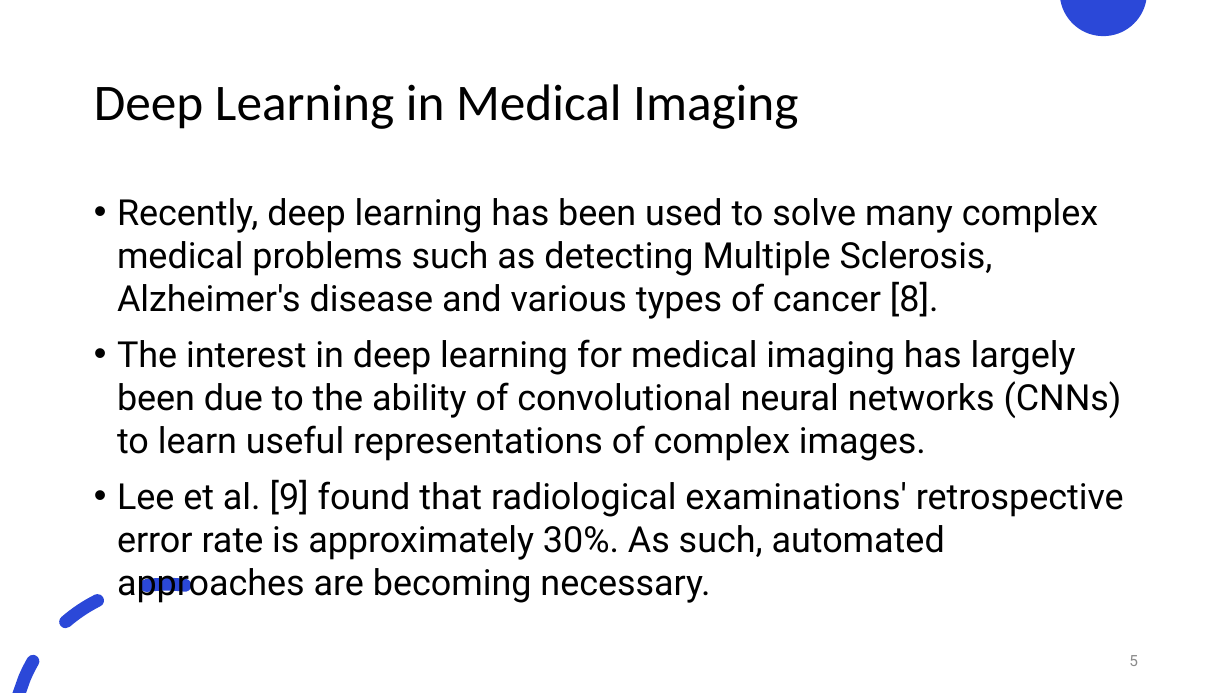
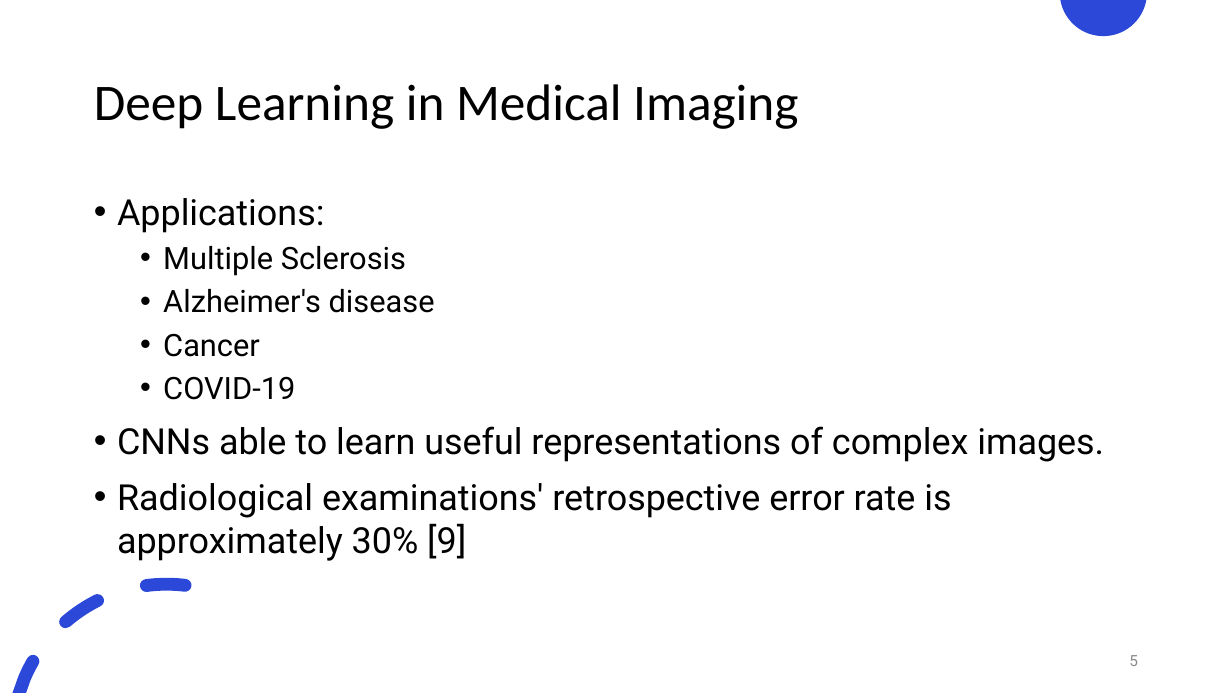
Before and after one commit to justin-bardwell/JB_AD, a slide deck: slide 5 of 21961992_Seminar.pptx. Drawn at 1232x693 pixels with LibreOffice and Linux fonts; fonts in the diff are those of the drawing. Boxes give left, top, right and bottom in pixels: in the first picture for what was removed or moved away, otherwise in the second. Text is boxed around its words. In the diff, an @@ line names an element or a change of style, - is before the commit and + after.

```diff
--- a/21961992_Seminar.pptx
+++ b/21961992_Seminar.pptx
@@ text at bbox=[117, 198, 1104, 561]: text changed @@
-• Recently, deep learning has been used to solve many complex medical problems such as detecting Multiple Sclerosis, Alzheimer's disease and various types of cancer [8].
-• The interest in deep learning for medical imaging has largely been due to the ability of convolutional neural networks (CNNs) to learn useful representations of complex images.
-• Lee et al. [9] found that radiological examinations' retrospective error rate is approximately 30%. As such, automated approaches are becoming necessary.
+• Applications:
+  • Multiple Sclerosis
+  • Alzheimer's disease
+  • Cancer
+  • COVID-19
+• CNNs able to learn useful representations of complex images.
+• Radiological examinations' retrospective error rate is approximately 30% [9]
```
Also in this commit, not shown: 13 other slides changed, 3 slides added, 3 slides removed.
